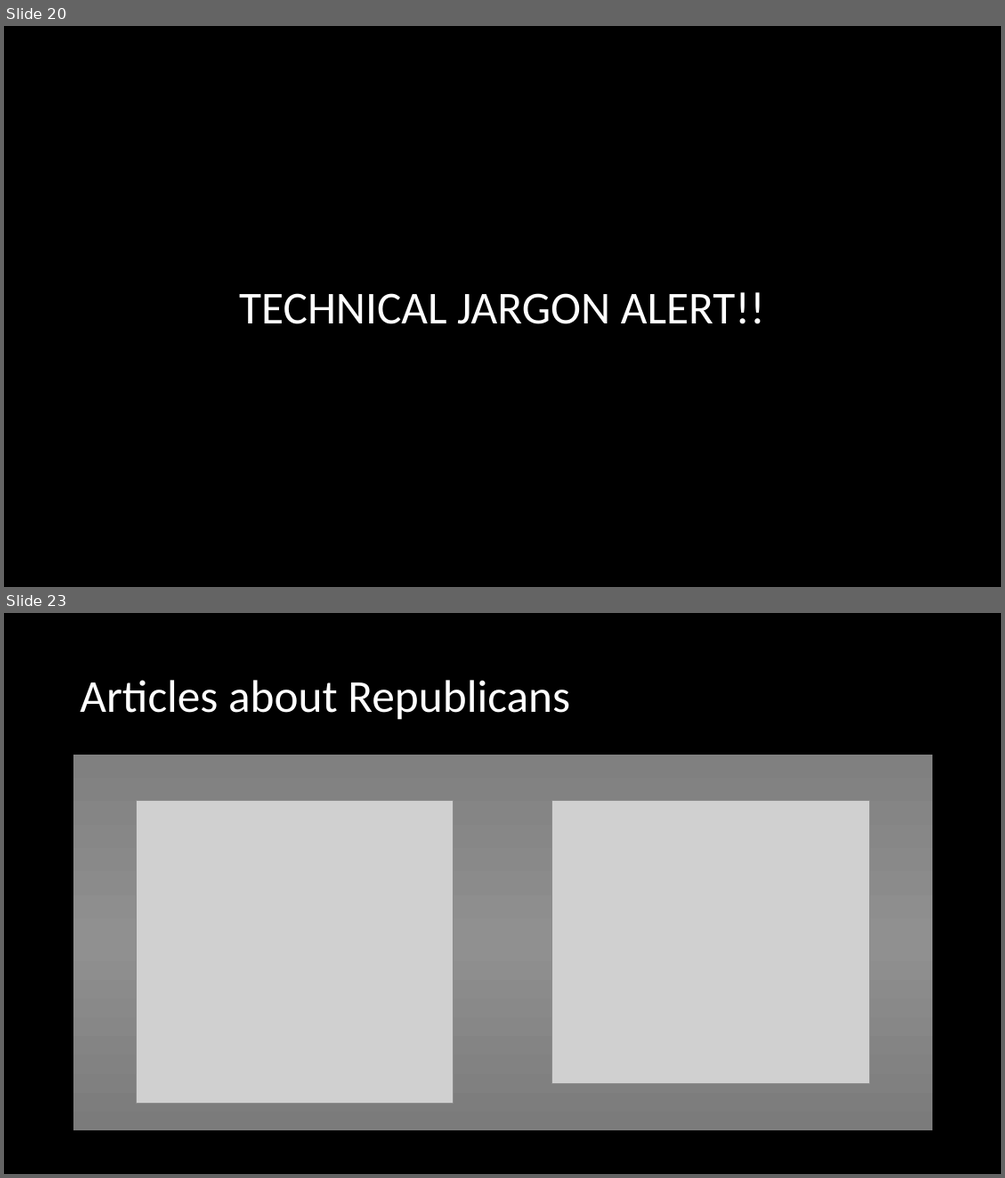
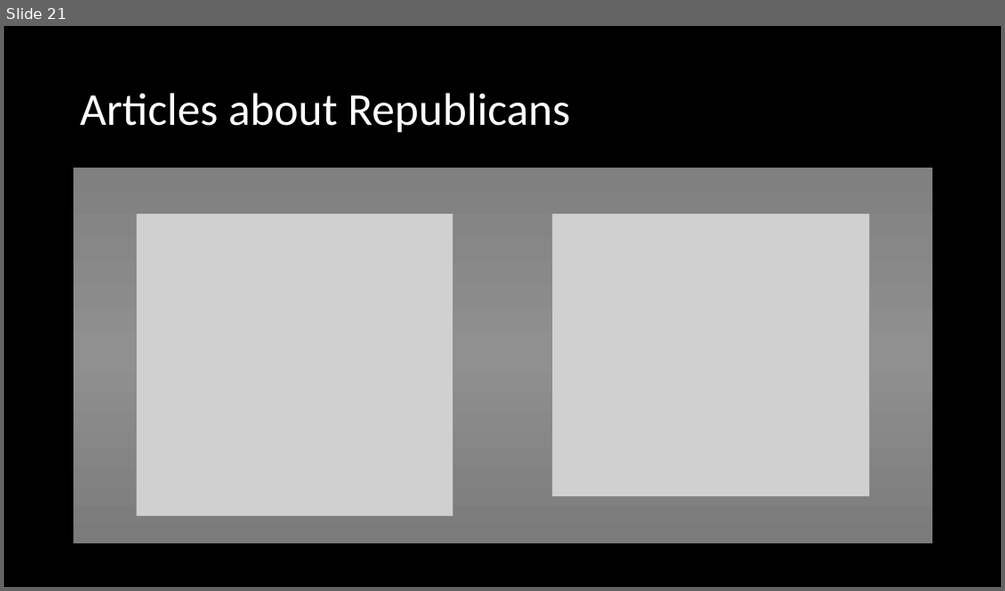
Before and after one commit to jrizcallah/Springboard, a slide deck: Springboard/capstone2/reports/sentiment_bias_presentation.pptx. Shown one above the other, each under a label of ours: slides 20 and 23 before the commit, slide 21 after it; the slides between them are not shown. The pictures are 1005x1178 and 1005x591 pixels, drawn with LibreOffice and Linux fonts; fonts in the diff are those of the drawing; grey boxes stand for pictures. Boxes give left, top, right and bottom in pixels: in the first picture for what was removed or moved away, otherwise in the second. Text is boxed around its words. In the diff, an @@ line names an element or a change of style, - is before the commit and + after.

```diff
--- a/Springboard/capstone2/reports/sentiment_bias_presentation.pptx
+++ b/Springboard/capstone2/reports/sentiment_bias_presentation.pptx
@@ slide 20 removed at <box>4,26,1001,587</box>, background #000000 @@
@@ text removed at <box>239,292,765,324</box> @@
-TECHNICAL JARGON ALERT!!
@@ what was slide 23 is now slide 21 @@
```
Also in this commit, not shown: 1 slide changed, 8 slides added, 1 other slide removed, 9 other files.
